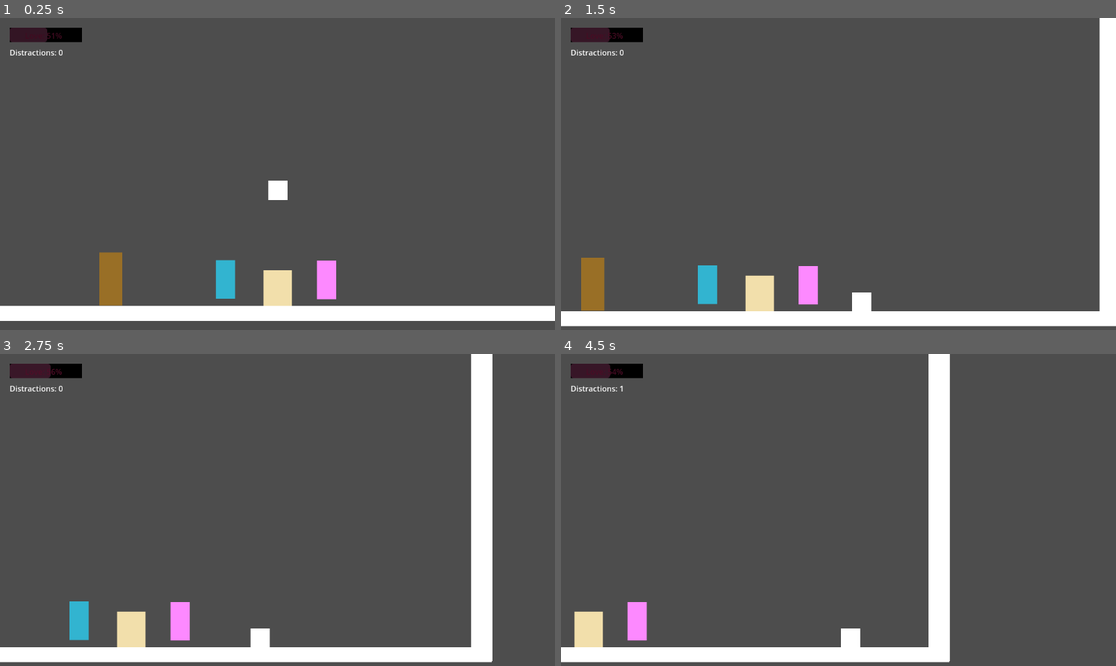
Above: before the commit, frames 1-4 (two rows, left to right).
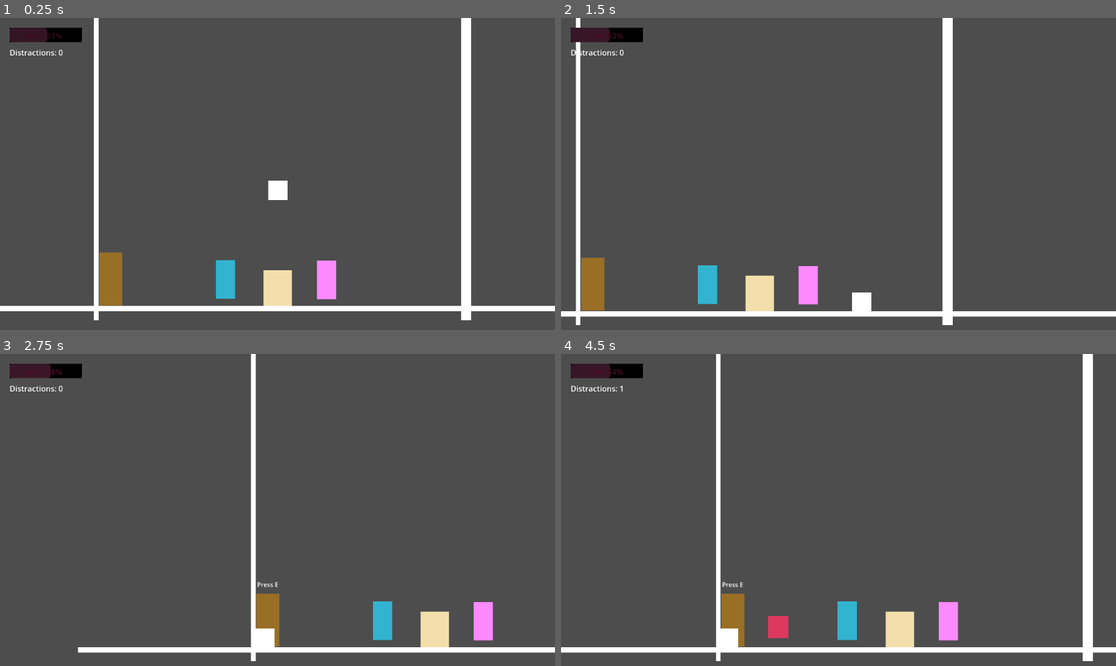
Above: after the commit, the same moments.

Repository: LouisZCode/love_dog_brackeysJam_2025
Game: Godot game, scene res://scenes/game.tscn
Two runs of this game, one before a commit and one after it. Both use one fixed random seed, a clock stepped at 60 frames per second and the inputs below.
Inputs:
- Up to frame 1 (0.25 s): no input
- Up to frame 2 (1.5 s): hold Right (ui_right) from 0.53 s (still down); tap E (interact) at 0.6 s; tap Space (run) at 1.35 s
- Up to frame 3 (2.75 s): release Right (ui_right) at 2.03 s; hold Left (ui_left) from 2.03 s (still down); tap E (interact) at 2.1 s
- Up to frame 4 (4.5 s): tap E (interact) at 2.75, 3.5, 3.6, 4.25 s; release Left (ui_left) at 2.78 s; hold Right (ui_right) 2.78-4.28 s; tap Space (run) at 2.85, 4.35 s; hold Left (ui_left) from 4.28 s (still down)

The runs differ from the first frame. In frame 1, 5.6% of the frame differs, in the area x 0-100%, y 0-98%; in frame 2, 8.6%; in frame 3, 11%; in frame 4, 13%, in the area x 0-100%, y 0-99%.

Commit message:
fix on positioning and doors

Diff:
--- a/scenes/game.tscn
+++ b/scenes/game.tscn
@@ -76,9 +76,11 @@
 [node name="DiningRoom" type="Node2D" parent="Rooms"]
 
 [node name="DoorToKitchen" type="Area2D" parent="Rooms/DiningRoom"]
+z_index = -1
 position = Vector2(-451, -94)
 script = ExtResource("5_w7c7w")
 target_room = NodePath("../../Kitchen")
+spawn_position = Vector2(500, 0)
 door_side = "Right"
 
 [node name="CollisionShape2D" type="CollisionShape2D" parent="Rooms/DiningRoom/DoorToKitchen"]
@@ -112,26 +114,26 @@
 offset_left = -922.0
 offset_top = -19.0
 offset_right = 939.0
-offset_bottom = 19.0
+offset_bottom = -6.0
 
 [node name="CollisionShape2D2" type="CollisionShape2D" parent="Rooms/DiningRoom/StaticBody2D"]
-position = Vector2(-908, -365.5)
+position = Vector2(-494, -368)
 shape = SubResource("RectangleShape2D_w2x6j")
 
 [node name="ColorRect" type="ColorRect" parent="Rooms/DiningRoom/StaticBody2D/CollisionShape2D2"]
-offset_left = -25.0
+offset_left = 18.0
 offset_top = -429.0
 offset_right = 30.0
 offset_bottom = 406.0
 
 [node name="CollisionShape2D3" type="CollisionShape2D" parent="Rooms/DiningRoom/StaticBody2D"]
-position = Vector2(908, -368)
+position = Vector2(501, -368)
 shape = SubResource("RectangleShape2D_3to8f")
 
 [node name="ColorRect" type="ColorRect" parent="Rooms/DiningRoom/StaticBody2D/CollisionShape2D3"]
 offset_left = -25.0
 offset_top = -429.0
-offset_right = 30.0
+offset_right = 1.0
 offset_bottom = 406.0
 
 [node name="CollisionShape2D4" type="CollisionShape2D" parent="Rooms/DiningRoom/StaticBody2D"]
@@ -160,18 +162,28 @@
 [node name="ProblemSpawnPoints" type="Node2D" parent="Rooms/DiningRoom"]
 
 [node name="SpawnPoint1" type="Marker2D" parent="Rooms/DiningRoom/ProblemSpawnPoints"]
-position = Vector2(-637, -38)
+position = Vector2(-314, -51)
 
 [node name="SpawnPoint2" type="Marker2D" parent="Rooms/DiningRoom/ProblemSpawnPoints"]
-position = Vector2(525, -49)
+position = Vector2(335, -54)
+
+[node name="date" parent="Rooms/DiningRoom" instance=ExtResource("3_ea4ev")]
+modulate = Color(0.990952, 0.535871, 1, 1)
+position = Vector2(126, -14)
+
+[node name="owner" parent="Rooms/DiningRoom" instance=ExtResource("4_tkdp3")]
+modulate = Color(0.195257, 0.704389, 0.813555, 1)
+position = Vector2(-136, -16)
 
 [node name="Kitchen" type="Node2D" parent="Rooms"]
 visible = false
 
 [node name="DoorToDinning" type="Area2D" parent="Rooms/Kitchen"]
-position = Vector2(501, -92)
+z_index = -1
+position = Vector2(424, -87)
 script = ExtResource("6_iy431")
 target_room = NodePath("../../DiningRoom")
+spawn_position = Vector2(-450, 0)
 door_side = "Left"
 
 [node name="CollisionShape2D" type="CollisionShape2D" parent="Rooms/Kitchen/DoorToDinning"]
@@ -205,26 +217,26 @@
 offset_left = -922.0
 offset_top = -19.0
 offset_right = 939.0
-offset_bottom = 19.0
+offset_bottom = -6.0
 
 [node name="CollisionShape2D2" type="CollisionShape2D" parent="Rooms/Kitchen/StaticBody2D"]
-position = Vector2(-908, -365.5)
+position = Vector2(-494, -368)
 shape = SubResource("RectangleShape2D_w2x6j")
 
 [node name="ColorRect" type="ColorRect" parent="Rooms/Kitchen/StaticBody2D/CollisionShape2D2"]
-offset_left = -25.0
+offset_left = 18.0
 offset_top = -429.0
 offset_right = 30.0
 offset_bottom = 406.0
 
 [node name="CollisionShape2D3" type="CollisionShape2D" parent="Rooms/Kitchen/StaticBody2D"]
-position = Vector2(908, -368)
+position = Vector2(501, -368)
 shape = SubResource("RectangleShape2D_3to8f")
 
 [node name="ColorRect" type="ColorRect" parent="Rooms/Kitchen/StaticBody2D/CollisionShape2D3"]
 offset_left = -25.0
 offset_top = -429.0
-offset_right = 30.0
+offset_right = 1.0
 offset_bottom = 406.0
 
 [node name="CollisionShape2D4" type="CollisionShape2D" parent="Rooms/Kitchen/StaticBody2D"]
@@ -245,16 +257,8 @@
 [node name="SpawnPoint2" type="Marker2D" parent="Rooms/Kitchen/ProblemSpawnPoints"]
 position = Vector2(525, -49)
 
-[node name="date" parent="." instance=ExtResource("3_ea4ev")]
-modulate = Color(0.990952, 0.535871, 1, 1)
-position = Vector2(126, -14)
-
-[node name="owner" parent="." instance=ExtResource("4_tkdp3")]
-modulate = Color(0.195257, 0.704389, 0.813555, 1)
-position = Vector2(-136, -16)
-
-[connection signal="love_level_changed" from="DateManager" to="date" method="_on_date_manager_love_level_changed"]
-[connection signal="love_level_changed" from="DateManager" to="owner" method="_on_date_manager_love_level_changed"]
+[connection signal="love_level_changed" from="DateManager" to="Rooms/DiningRoom/date" method="_on_date_manager_love_level_changed"]
+[connection signal="love_level_changed" from="DateManager" to="Rooms/DiningRoom/owner" method="_on_date_manager_love_level_changed"]
 [connection signal="body_entered" from="Rooms/DiningRoom/DoorToKitchen" to="Rooms/DiningRoom/DoorToKitchen" method="_on_body_entered"]
 [connection signal="body_exited" from="Rooms/DiningRoom/DoorToKitchen" to="Rooms/DiningRoom/DoorToKitchen" method="_on_body_exited"]
 [connection signal="body_entered" from="Rooms/Kitchen/DoorToDinning" to="Rooms/Kitchen/DoorToDinning" method="_on_body_entered"]
